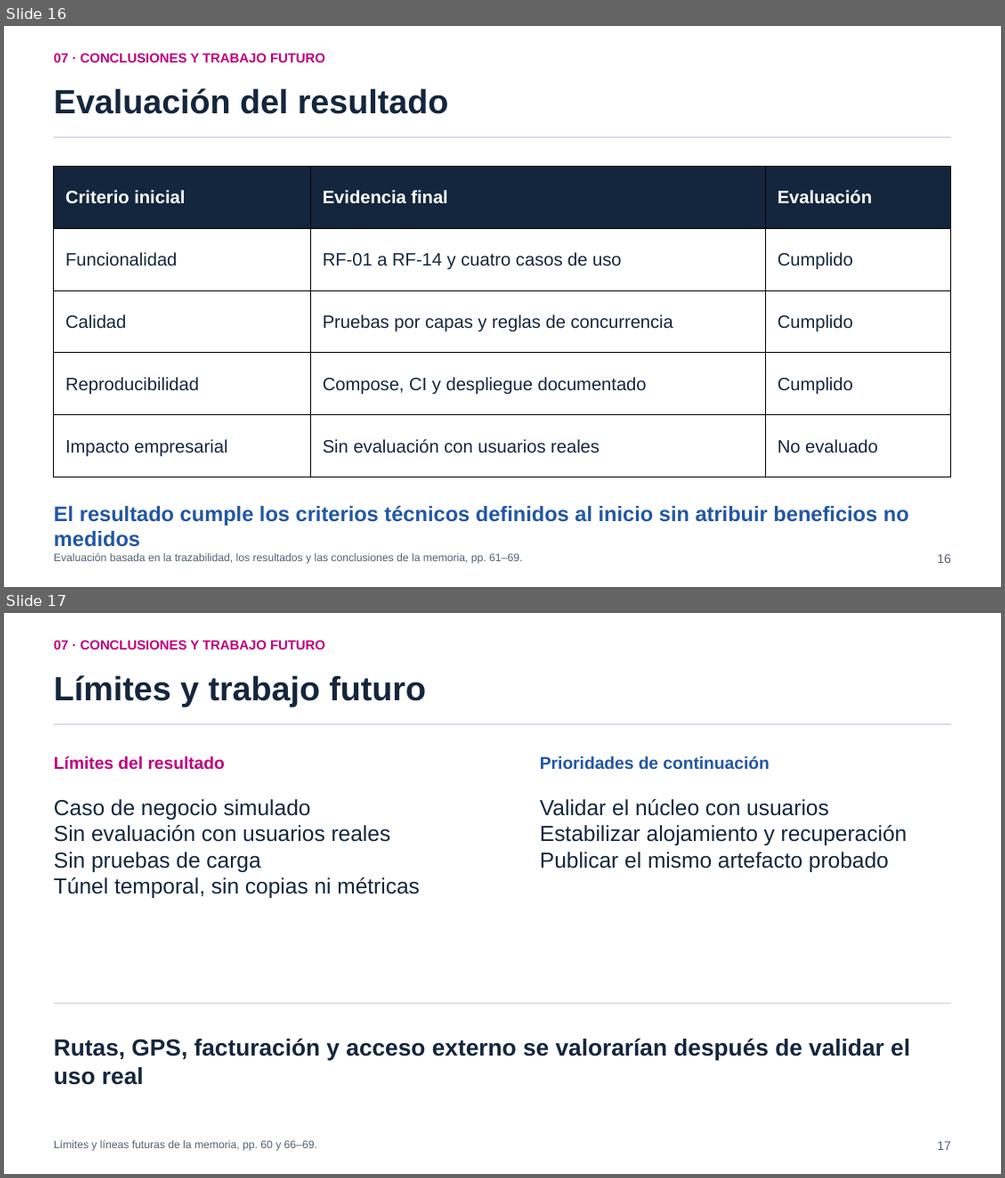
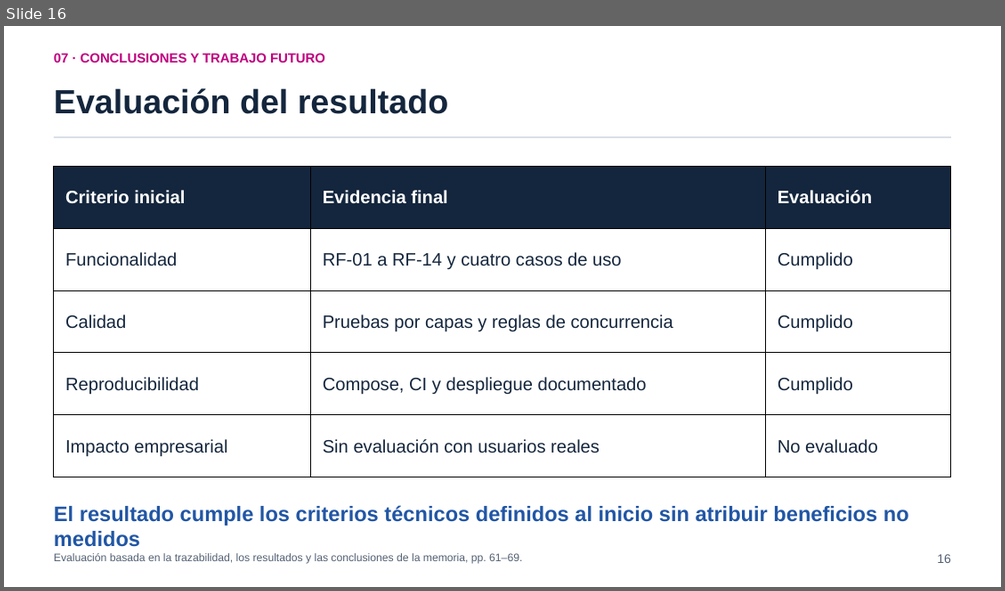
Before and after one commit to pey-45/TransitOps, a slide deck: tfg/presentacion/entrega/TransitOps_Presentacion_TFG.pptx. Shown one above the other, each under a label of ours: slides 16 and 17 before the commit, slide 16 after it. The pictures are 1005x1178 and 1005x591 pixels, drawn with LibreOffice and Linux fonts; fonts in the diff are those of the drawing. Boxes give left, top, right and bottom in pixels: in the first picture for what was removed or moved away, otherwise in the second. Text is boxed around its words. In the diff, an @@ line names an element or a change of style, - is before the commit and + after.

```diff
--- a/tfg/presentacion/entrega/TransitOps_Presentacion_TFG.pptx
+++ b/tfg/presentacion/entrega/TransitOps_Presentacion_TFG.pptx
@@ slide 17 removed at <box>4,613,1001,1174</box>, background #FFFFFF @@
@@ text removed at <box>54,640,325,649</box> @@
-07 · CONCLUSIONES Y TRABAJO FUTURO
@@ text removed at <box>54,675,426,706</box> @@
-Límites y trabajo futuro
@@ rectangle removed at <box>54,723,952,725</box> @@
@@ text removed at <box>54,756,225,770</box> @@
-Límites del resultado
@@ text removed at <box>540,756,769,769</box> @@
-Prioridades de continuación
@@ text removed at <box>54,799,420,898</box> @@
-Caso de negocio simulado
-Sin evaluación con usuarios reales
-Sin pruebas de carga
-Túnel temporal, sin copias ni métricas
@@ text removed at <box>540,799,907,872</box> @@
-Validar el núcleo con usuarios
-Estabilizar alojamiento y recuperación
-Publicar el mismo artefacto probado
@@ rectangle removed at <box>54,1003,952,1004</box> @@
@@ text removed at <box>54,1038,910,1085</box> @@
-Rutas, GPS, facturación y acceso externo se valorarían después de validar el uso real
@@ text removed at <box>54,1140,317,1151</box> @@
-Límites y líneas futuras de la memoria, pp. 60 y 66–69.
@@ text removed at <box>937,1141,951,1150</box> @@
-17
```
Also in this commit, not shown: 1 slide changed, 7 other files.
